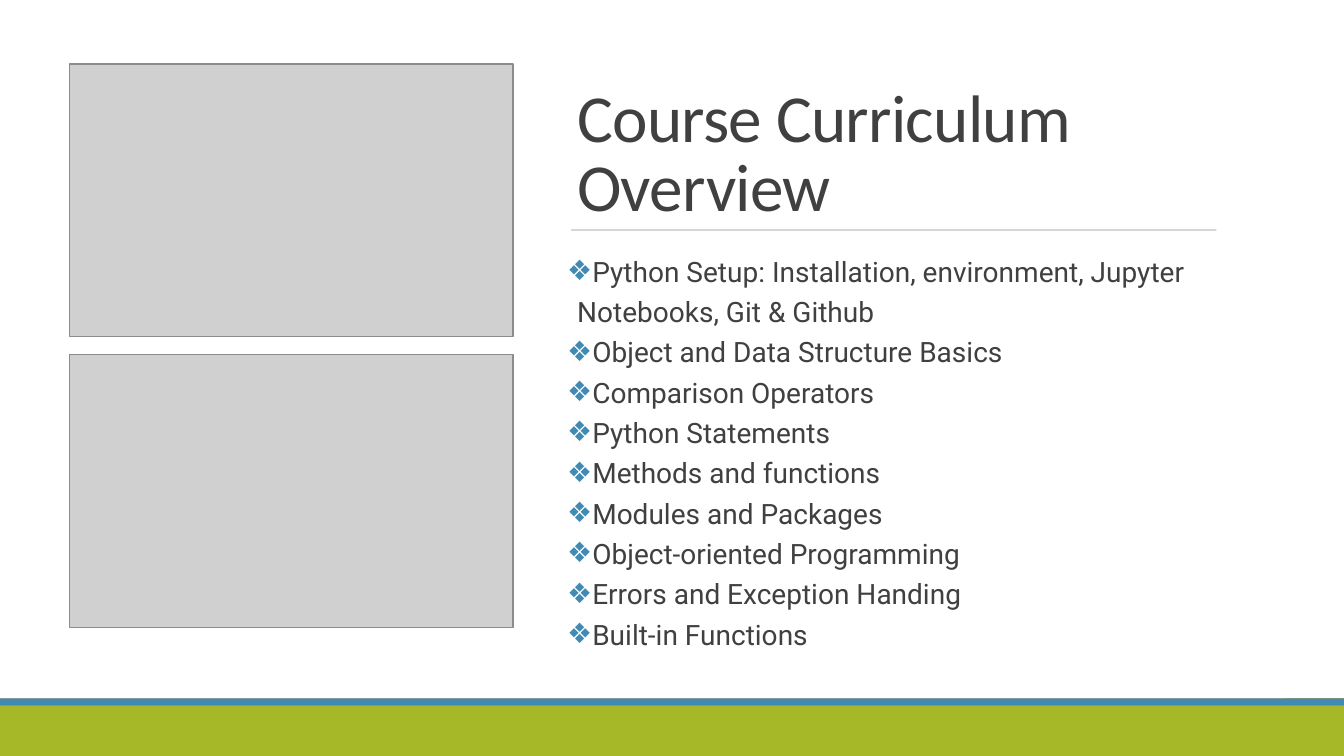
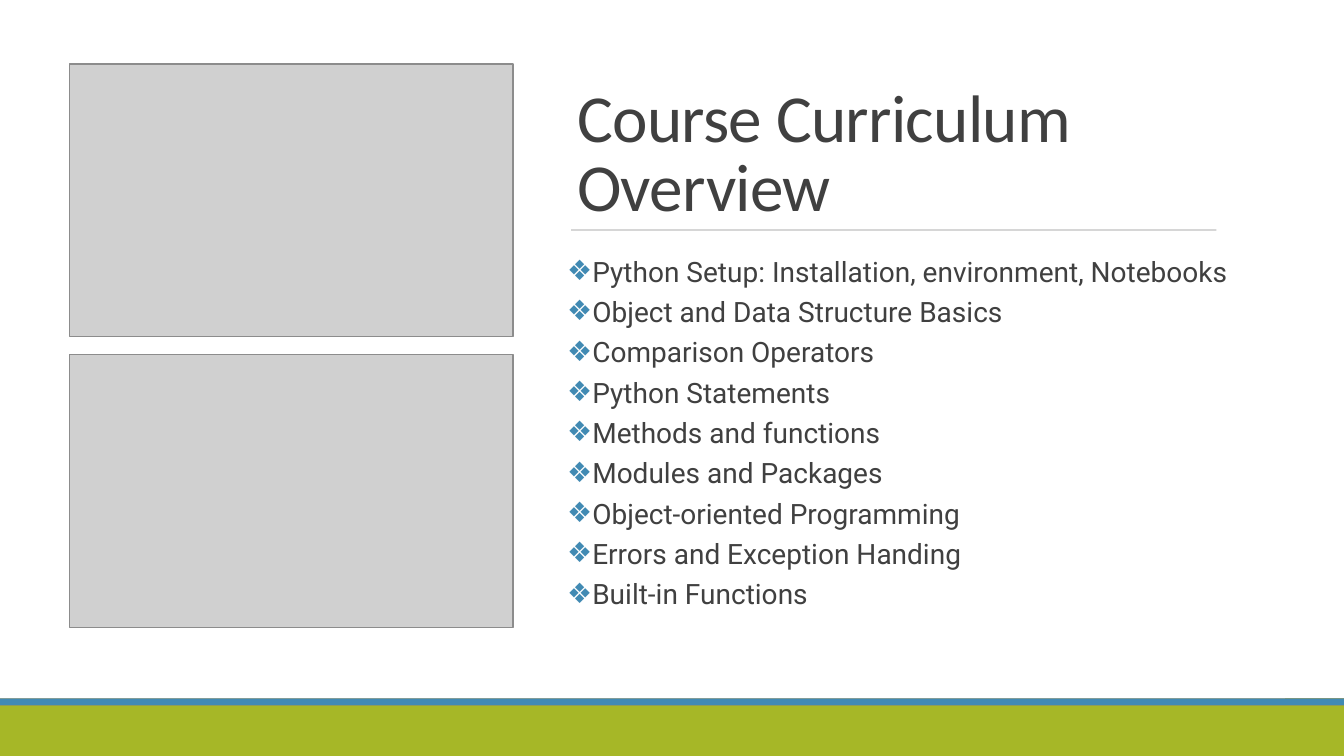
Before and after one commit to Panos1992/Intro_to_python_2025, a slide deck: slide 6 of L0_Introduction.pptx. Drawn at 1344x756 pixels with LibreOffice and Linux fonts; fonts in the diff are those of the drawing; grey boxes stand for pictures; background and template pictures are left out. Boxes give left, top, right and bottom in pixels: in the first picture for what was removed or moved away, otherwise in the second. Text is boxed around its words. In the diff, an @@ line names an element or a change of style, - is before the commit and + after.

```diff
--- a/L0_Introduction.pptx
+++ b/L0_Introduction.pptx
@@ text at [592, 261, 1227, 288]: text changed @@
-❖ Python Setup: Installation, environment, Jupyter Notebooks, Git & Github
+❖ Python Setup: Installation, environment, Notebooks
```
Also in this commit, not shown: 3 other slides changed.
